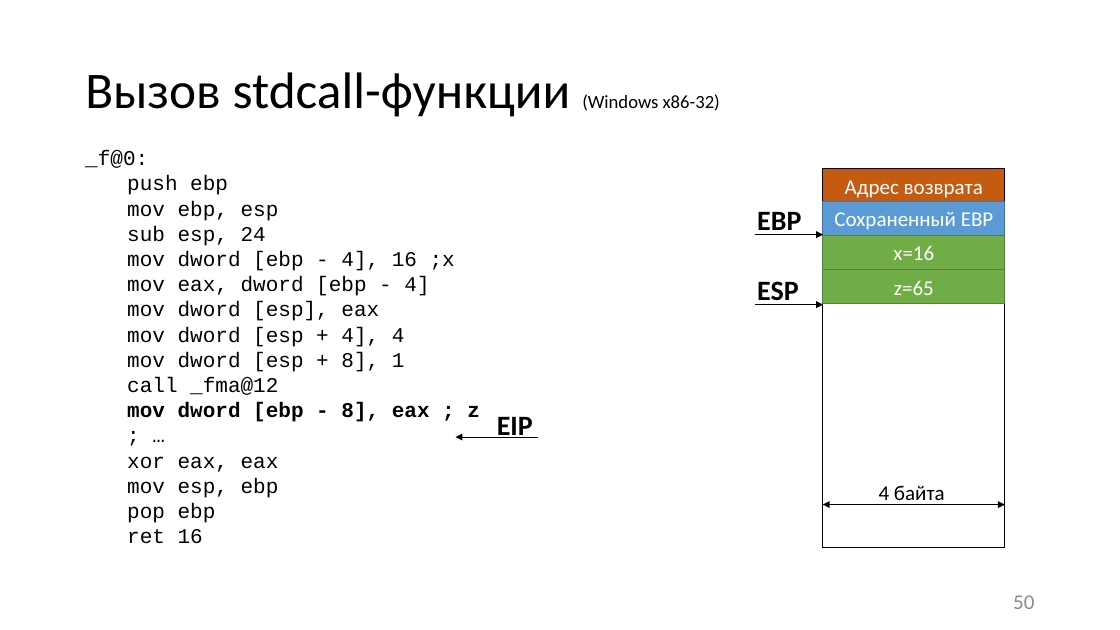
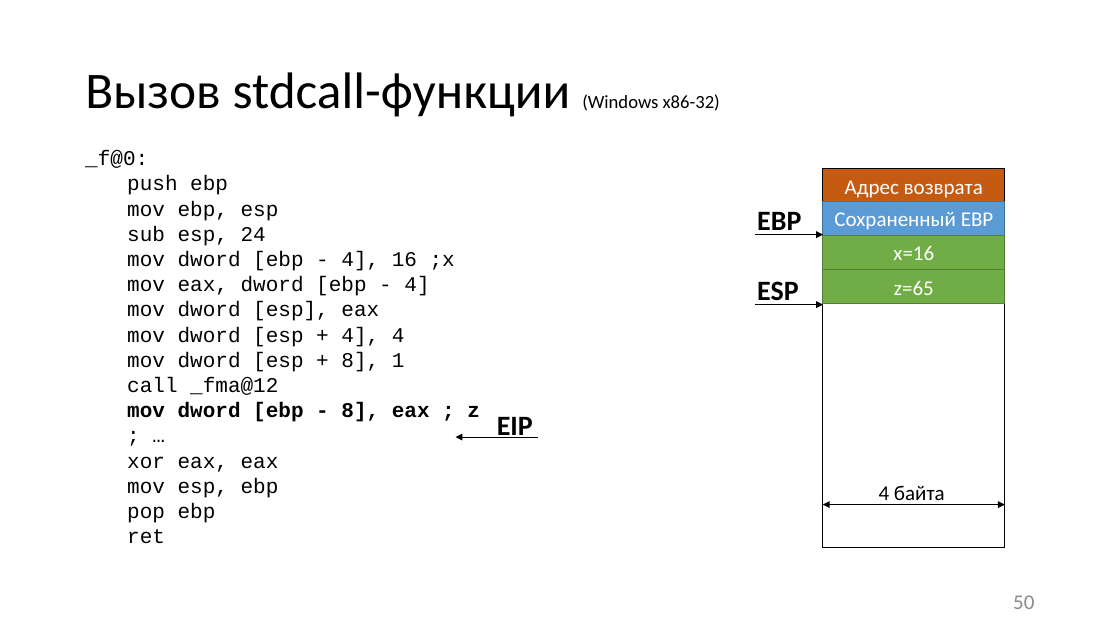
Before and after one commit to itsecd/low-level-programming, a slide deck: slide 50 of Lectures/3.Calling_conventions/Lecture3.pptx. Drawn at 1120x630 pixels with LibreOffice and Linux fonts; fonts in the diff are those of the drawing. Boxes give left, top, right and bottom in pixels: in the first picture for what was removed or moved away, otherwise in the second. Text is boxed around its words. In the diff, an @@ line names an element or a change of style, - is before the commit and + after.

Commit message:
[~] Lecture 3

```diff
--- a/Lectures/3.Calling_conventions/Lecture3.pptx
+++ b/Lectures/3.Calling_conventions/Lecture3.pptx
@@ text at [127, 529, 165, 544]: text changed @@
-  ret 16
+  ret
```
Also in this commit, not shown: 1 other slide changed, 1 other file.
